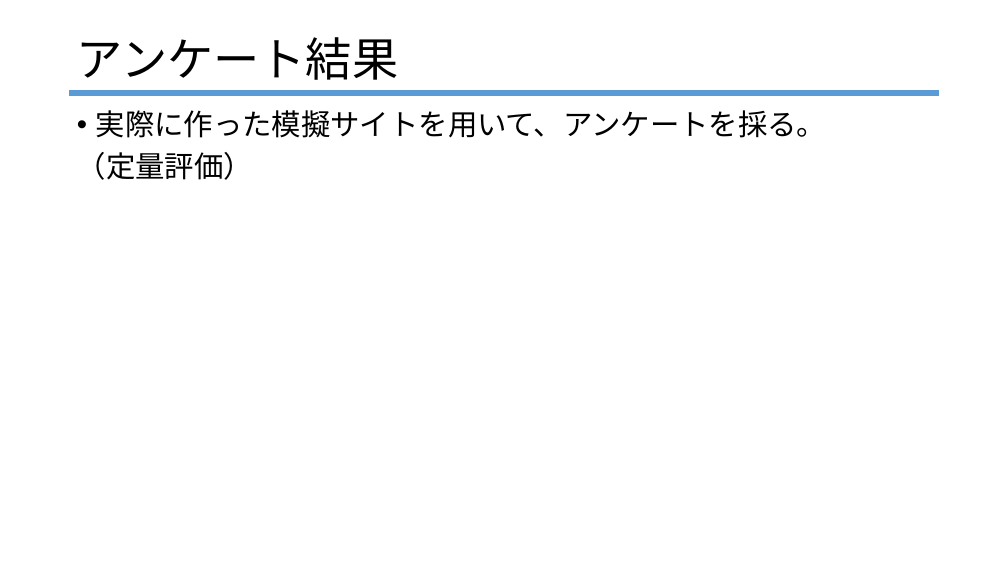
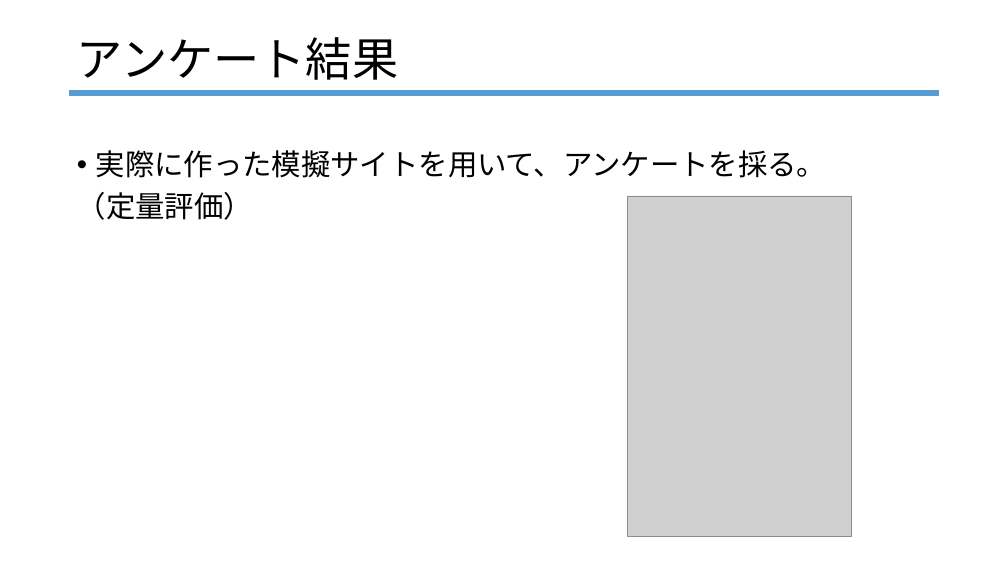
Before and after one commit to R4HB02-teamR/-R, a slide deck: slide 20 of progress/樫本/卒研発表リハ.pptx (slide 17 before the commit). Drawn at 1008x567 pixels with LibreOffice and Linux fonts; fonts in the diff are those of the drawing; grey boxes stand for pictures. Boxes give left, top, right and bottom in pixels: in the first picture for what was removed or moved away, otherwise in the second. Text is boxed around its words. In the diff, an @@ line names an element or a change of style, - is before the commit and + after.

```diff
--- a/progress/樫本/卒研発表リハ.pptx
+++ b/progress/樫本/卒研発表リハ.pptx
@@ text "実際に作った模擬サイトを用いて、アンケートを採る。": place and size @@
-text "実際に作った模擬サイトを用いて、アンケートを採る。" at (77,110,827,180)
+text "実際に作った模擬サイトを用いて、アンケートを採る。" at (77,150,827,220)
@@ picture added at (628,196,852,536) @@
```
Also in this commit, not shown: 11 other slides changed, 5 slides added.
